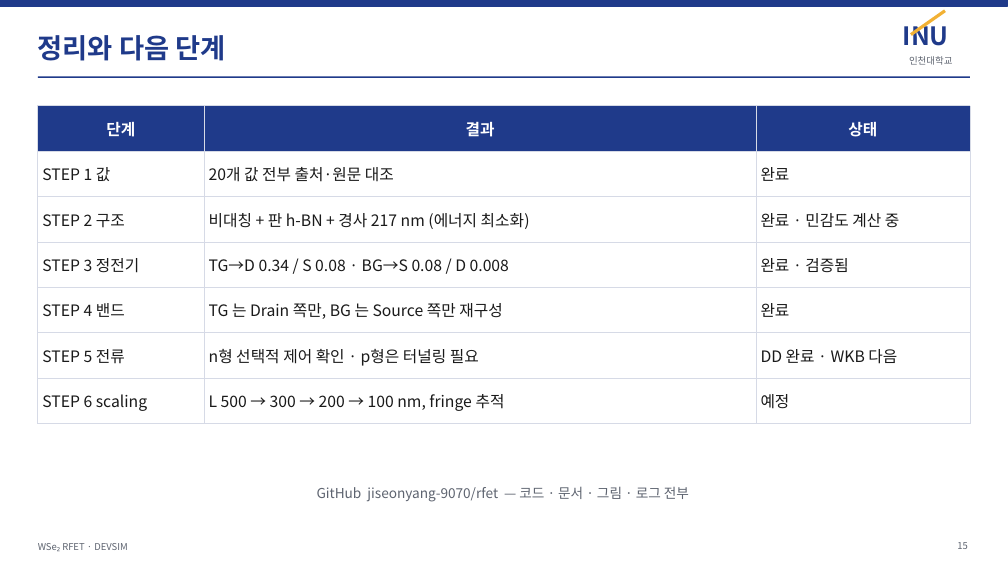
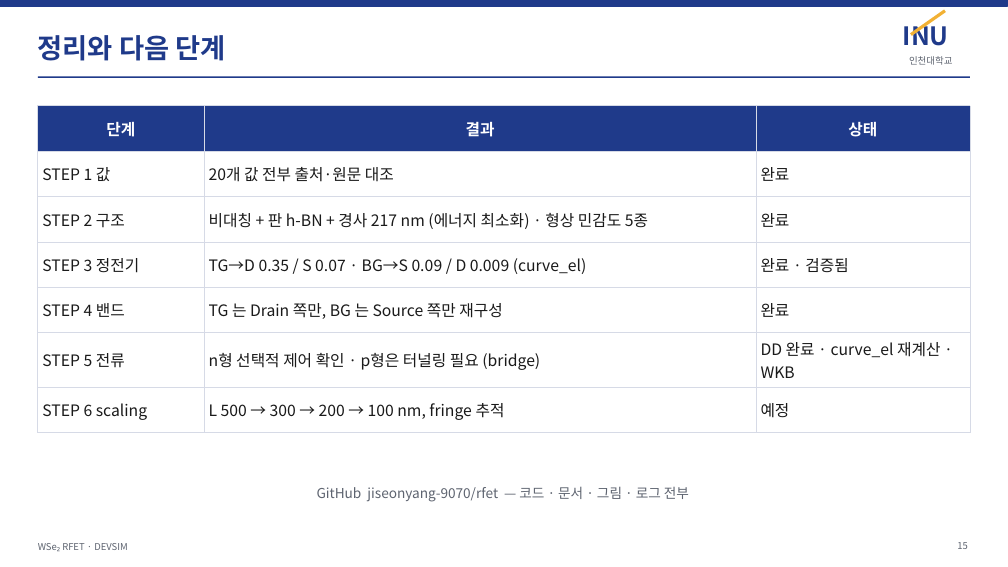
Before and after one commit to jiseonyang-9070/rfet, a slide deck: slide 15 of slides/RFET_progress_INU.pptx. Drawn at 1008x567 pixels with LibreOffice and Linux fonts; fonts in the diff are those of the drawing. Boxes give left, top, right and bottom in pixels: in the first picture for what was removed or moved away, otherwise in the second. Text is boxed around its words. In the diff, an @@ line names an element or a change of style, - is before the commit and + after.

```diff
--- a/slides/RFET_progress_INU.pptx
+++ b/slides/RFET_progress_INU.pptx
@@ table at [38,106,970,424] @@
-row 3, column 2: 비대칭 + 판 h-BN + 경사 217 nm (에너지 최소화)
+row 3, column 2: 비대칭 + 판 h-BN + 경사 217 nm (에너지 최소화) · 형상 민감도 5종
-row 3, column 3: 완료 · 민감도 계산 중
+row 3, column 3: 완료
-row 4, column 2: TG→D 0.34 / S 0.08 · BG→S 0.08 / D 0.008
+row 4, column 2: TG→D 0.35 / S 0.07 · BG→S 0.09 / D 0.009 (curve_el)
-row 6, column 2: n형 선택적 제어 확인 · p형은 터널링 필요
+row 6, column 2: n형 선택적 제어 확인 · p형은 터널링 필요 (bridge)
-row 6, column 3: DD 완료 · WKB 다음
+row 6, column 3: DD 완료 · curve_el 재계산 · WKB
```
Also in this commit, not shown: 6 other slides changed, 11 other files.
